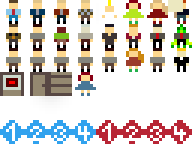
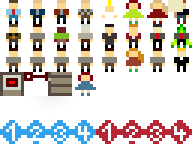
Before/after of a (192, 144) layered artwork. What changed in the layer stack:
painted on "sprites.png" over [24, 72, 51, 96]
